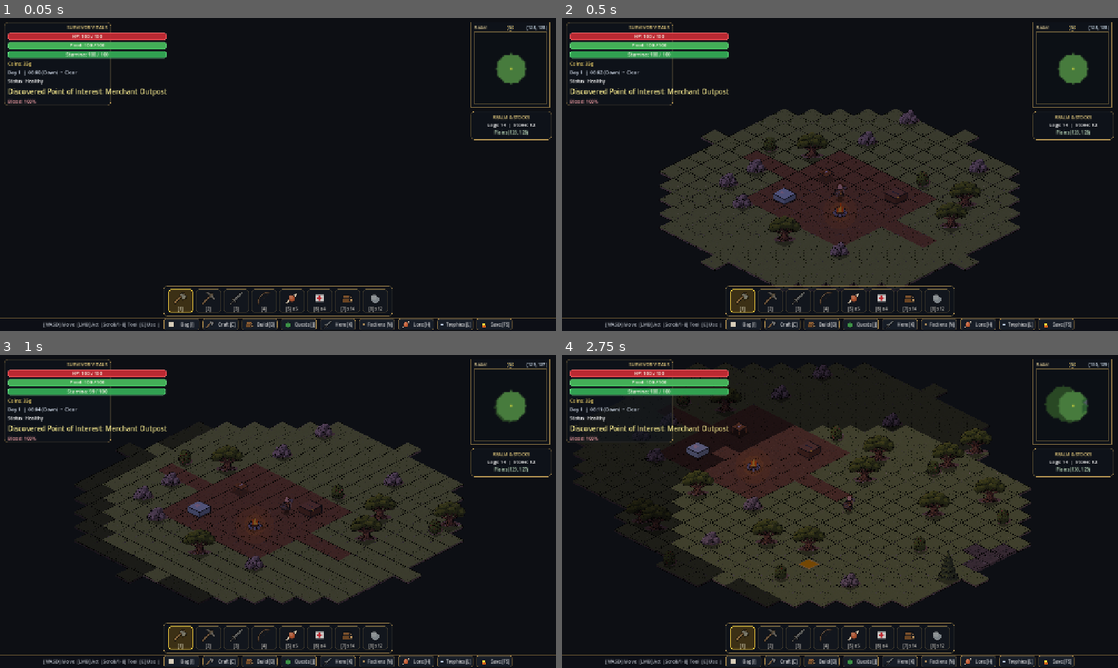
Above: before the commit, frames 1-4 (two rows, left to right).
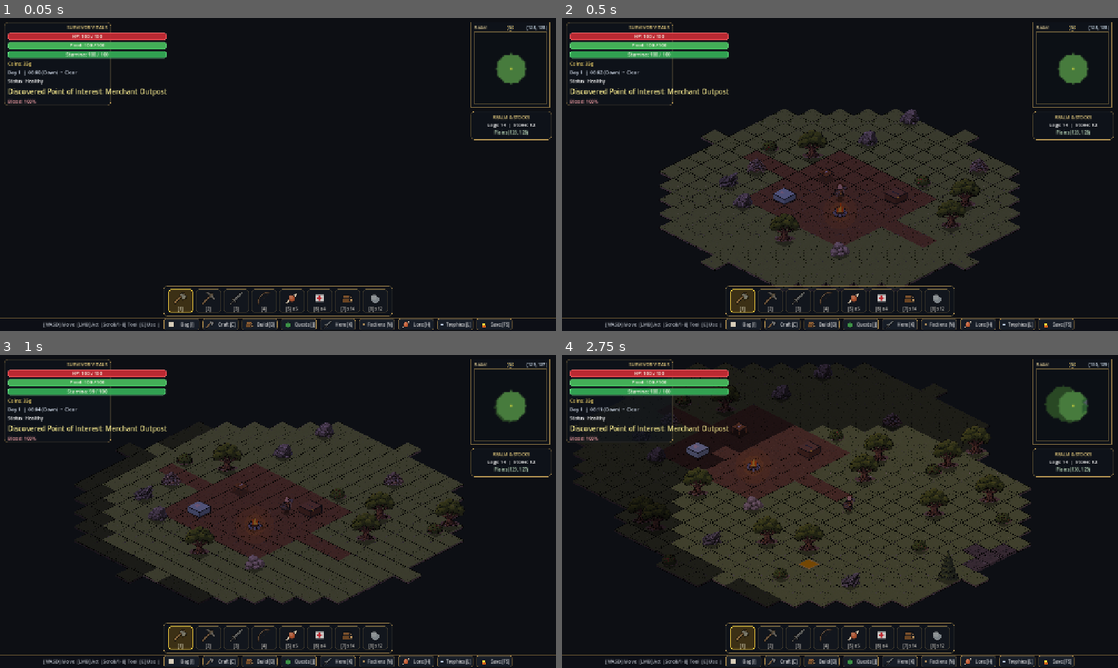
Above: after the commit, the same moments.

Repository: mrsgemaseny/MiniLife
Game: Godot game, scene res://scenes/main.tscn
The game is run twice, just before and just after one commit, with the same random seed, the same clock (stepped at 60 frames per second) and the same inputs.
Inputs (mouse positions are in pixels of both pictures, inside the frame that each line leads up to):
- Up to frame 1 (0.05 s): no input
- Up to frame 2 (0.5 s): no input
- Up to frame 3 (1 s): tap Enter at 0.5 s; move the mouse to (400, 495) at 0.52 s; press the mouse at (400, 495) at 0.53 s; hold D (move_right) from 0.53 s (still down)
- Up to frame 4 (2.75 s): move the mouse to (728, 527) at 1.27 s; release D (move_right) at 1.28 s; release the mouse at (728, 527) at 1.28 s; hold S (move_down) 1.28-2.03 s; tap Middle mouse button (demolish) at 1.35 s; move the mouse to (895, 442) at 2.02 s; hold D (move_right) from 2.03 s (still down); hold E (interact) from 2.03 s (still down)

Frame 1 is identical in both runs. In frame 2, 0.9% of the frame differs, in the area x 28-77%, y 29-77%; in frame 3, 1.0%; in frame 4, 1.5%, in the area x 11-81%, y 2-75%.

Commit message:
feat(resources): integrate geological boulder and ore vein sprites

Diff:
--- a/data/biomes.json
+++ b/data/biomes.json
@@ -49,8 +49,10 @@
 		"alt_color": "#68707a",
 		"tile_ids": ["rock", "cliff"],
 		"resource_nodes": {
-			"iron_vein": 0.055,
-			"stone_boulder": 0.065
+			"iron_vein": 0.040,
+			"coal_deposit": 0.025,
+			"gold_quartz_vein": 0.012,
+			"stone_boulder": 0.055
 		},
 		"resources": {
 			"iron_ore": [2, 4],
@@ -69,7 +71,8 @@
 		"alt_color": "#cca55c",
 		"tile_ids": ["sand", "dune"],
 		"resource_nodes": {
-			"copper_vein": 0.04,
+			"copper_vein": 0.040,
+			"coal_deposit": 0.015,
 			"stone_boulder": 0.025
 		},
 		"resources": {
--- a/data/items.json
+++ b/data/items.json
@@ -93,6 +93,34 @@
 		"durability": -1,
 		"stats": {},
 		"visual": { "sprite": "items/copper_ore.png", "color": "#c87533" },
+		"craft_requirements": {},
+		"craft_station": "",
+		"skill_required": {}
+	},
+	{
+		"id": "coal",
+		"name": "Anthracite Coal",
+		"type": "material",
+		"weight": 1.0,
+		"value": 8,
+		"stackable": true,
+		"durability": -1,
+		"stats": {},
+		"visual": { "sprite": "items/coal.png", "color": "#222226" },
+		"craft_requirements": {},
+		"craft_station": "",
+		"skill_required": {}
+	},
+	{
+		"id": "gold_ore",
+		"name": "Gold Ore",
+		"type": "material",
+		"weight": 2.5,
+		"value": 35,
+		"stackable": true,
+		"durability": -1,
+		"stats": {},
+		"visual": { "sprite": "items/gold_ore.png", "color": "#e6b820" },
 		"craft_requirements": {},
 		"craft_station": "",
 		"skill_required": {}
--- a/data/resource_nodes.json
+++ b/data/resource_nodes.json
@@ -94,6 +94,44 @@
 		]
 	},
 	{
+		"id": "coal_deposit",
+		"name": "Anthracite Coal Deposit",
+		"biome": "mountains",
+		"hits": 5,
+		"required_tool": "pickaxe",
+		"preferred_tool": "pickaxe",
+		"skill": "mining",
+		"xp": 20.0,
+		"regrows": false,
+		"regrow_days": 0,
+		"color": "#282a2e",
+		"trunk_color": "#181a1d",
+		"radius": 16.0,
+		"drops": [
+			{ "item_id": "coal", "min": 2, "max": 5 },
+			{ "item_id": "stone", "min": 1, "max": 2 }
+		]
+	},
+	{
+		"id": "gold_quartz_vein",
+		"name": "Gold Quartz Deposit",
+		"biome": "mountains",
+		"hits": 8,
+		"required_tool": "pickaxe",
+		"preferred_tool": "pickaxe",
+		"skill": "mining",
+		"xp": 36.0,
+		"regrows": false,
+		"regrow_days": 0,
+		"color": "#d9ab2b",
+		"trunk_color": "#6e5d2b",
+		"radius": 17.0,
+		"drops": [
+			{ "item_id": "gold_ore", "min": 1, "max": 3 },
+			{ "item_id": "stone", "min": 2, "max": 3 }
+		]
+	},
+	{
 		"id": "wild_berry_bush",
 		"name": "Berry Shrub",
 		"biome": "plains",
--- a/scripts/entities/resource_node.gd
+++ b/scripts/entities/resource_node.gd
@@ -117,31 +117,74 @@
 	elif node_def_id.find("tree") != -1:
 		var oak_tex: Texture2D = _get_tex("res://assets/sprites/world/resources/oak_tree.png")
 		if oak_tex != null:
-			draw_texture_rect(oak_tex, Rect2(-39.0 + ofs.x, -58.0 + ofs.y, 78.0, 62.0), false)
+			draw_texture_rect(oak_tex, Rect2(-36.0 + ofs.x, -64.0 + ofs.y, 72.0, 68.0), false)
 		else:
 			_draw_procedural_oak(ofs, outline_col, radius)
-	elif node_def_id.find("stone") != -1 or node_def_id.find("iron") != -1 or node_def_id.find("copper") != -1 or node_def_id.find("boulder") != -1 or node_def_id.find("vein") != -1:
-		var rock_tex: Texture2D = _get_tex("res://assets/sprites/world/resources/boulder.png")
+	elif node_def_id.find("iron") != -1:
+		var pos_key: int = absi(int(global_position.x * 0.19) ^ int(global_position.y * 0.43)) % 2
+		var iron_path: String = "res://assets/sprites/world/resources/ore_iron_vein.png" if pos_key == 0 else "res://assets/sprites/world/resources/ore_iron_rich.png"
+		var iron_tex: Texture2D = _get_tex(iron_path)
+		if iron_tex != null:
+			draw_texture_rect(iron_tex, Rect2(-24.0 + ofs.x, -30.0 + ofs.y, 48.0, 36.0), false)
+		else:
+			_draw_procedural_rock(ofs, outline_col, radius)
+	elif node_def_id.find("copper") != -1:
+		var copper_tex: Texture2D = _get_tex("res://assets/sprites/world/resources/ore_copper_vein.png")
+		if copper_tex != null:
+			draw_texture_rect(copper_tex, Rect2(-24.0 + ofs.x, -30.0 + ofs.y, 48.0, 36.0), false)
+		else:
+			_draw_procedural_rock(ofs, outline_col, radius)
+	elif node_def_id.find("coal") != -1:
+		var coal_tex: Texture2D = _get_tex("res://assets/sprites/world/resources/ore_coal_deposit.png")
+		if coal_tex != null:
+			draw_texture_rect(coal_tex, Rect2(-24.0 + ofs.x, -30.0 + ofs.y, 48.0, 36.0), false)
+		else:
+			_draw_procedural_rock(ofs, outline_col, radius)
+	elif node_def_id.find("gold") != -1:
+		var gold_tex: Texture2D = _get_tex("res://assets/sprites/world/resources/ore_gold_quartz.png")
+		if gold_tex != null:
+			draw_texture_rect(gold_tex, Rect2(-24.0 + ofs.x, -30.0 + ofs.y, 48.0, 36.0), false)
+		else:
+			_draw_procedural_rock(ofs, outline_col, radius)
+	elif node_def_id.find("silver") != -1:
+		var silver_tex: Texture2D = _get_tex("res://assets/sprites/world/resources/ore_silver_galena.png")
+		if silver_tex != null:
+			draw_texture_rect(silver_tex, Rect2(-24.0 + ofs.x, -30.0 + ofs.y, 48.0, 36.0), false)
+		else:
+			_draw_procedural_rock(ofs, outline_col, radius)
+	elif node_def_id.find("crystal") != -1 or node_def_id.find("gem") != -1:
+		var pos_key: int = absi(int(global_position.x * 0.17) ^ int(global_position.y * 0.31)) % 2
+		var crystal_path: String = "res://assets/sprites/world/resources/ore_crystal_amethyst.png" if pos_key == 0 else "res://assets/sprites/world/resources/ore_crystal_mithril.png"
+		var crystal_tex: Texture2D = _get_tex(crystal_path)
+		if crystal_tex != null:
+			draw_texture_rect(crystal_tex, Rect2(-24.0 + ofs.x, -30.0 + ofs.y, 48.0, 36.0), false)
+		else:
+			_draw_procedural_rock(ofs, outline_col, radius)
+	elif node_def_id.find("stone") != -1 or node_def_id.find("boulder") != -1 or node_def_id.find("rock") != -1:
+		var rock_paths: Array[String] = [
+			"res://assets/sprites/world/resources/boulder_granite.png",
+			"res://assets/sprites/world/resources/boulder_limestone.png",
+			"res://assets/sprites/world/resources/boulder_slate.png",
+			"res://assets/sprites/world/resources/boulder_fieldstone.png"
+		]
+		var pos_idx: int = absi(int(global_position.x * 0.17) ^ int(global_position.y * 0.31)) % 4
+		var rock_tex: Texture2D = _get_tex(rock_paths[pos_idx])
+		if rock_tex == null:
+			rock_tex = _get_tex("res://assets/sprites/world/resources/boulder.png")
 		if rock_tex != null:
-			draw_texture_rect(rock_tex, Rect2(-24.0 + ofs.x, -28.0 + ofs.y, 48.0, 34.0), false)
-			if node_def_id.find("iron") != -1:
-				draw_circle(ofs + Vector2(-4.0, -11.0), 2.2, Color(0.95, 0.98, 1.0, 0.95))
-				draw_circle(ofs + Vector2(6.0, -7.0), 2.0, Color(0.72, 0.85, 0.98, 0.90))
-			elif node_def_id.find("copper") != -1:
-				draw_circle(ofs + Vector2(-4.0, -11.0), 2.2, Color(0.98, 0.65, 0.35, 0.95))
-				draw_circle(ofs + Vector2(6.0, -7.0), 2.0, Color(0.85, 0.50, 0.25, 0.90))
+			draw_texture_rect(rock_tex, Rect2(-24.0 + ofs.x, -30.0 + ofs.y, 48.0, 36.0), false)
 		else:
 			_draw_procedural_rock(ofs, outline_col, radius)
 	elif node_def_id.find("berry") != -1:
 		var bush_tex: Texture2D = _get_tex("res://assets/sprites/world/resources/berry_bush.png")
 		if bush_tex != null:
-			draw_texture_rect(bush_tex, Rect2(-17.0 + ofs.x, -33.0 + ofs.y, 34.0, 38.0), false)
+			draw_texture_rect(bush_tex, Rect2(-20.0 + ofs.x, -24.0 + ofs.y, 40.0, 28.0), false)
 		else:
 			_draw_procedural_bush(ofs, outline_col, radius)
 	else:
 		var def_tex: Texture2D = _get_tex("res://assets/sprites/world/resources/boulder.png")
 		if def_tex != null:
-			draw_texture_rect(def_tex, Rect2(-24.0 + ofs.x, -28.0 + ofs.y, 48.0, 34.0), false)
+			draw_texture_rect(def_tex, Rect2(-24.0 + ofs.x, -30.0 + ofs.y, 48.0, 36.0), false)
 		else:
 			_draw_procedural_rock(ofs, outline_col, radius)
 
--- a/scripts/tools/inspect_images.gd
+++ /dev/null
@@ -1,13 +0,0 @@
-@tool
-extends SceneTree
-
-func _init() -> void:
-	for path in [
-		"C:/Users/murat/Downloads/Gemini_Generated_Image_dy99gydy99gydy99.jpg",
-		"C:/Users/murat/Downloads/Gemini_Generated_Image_e941lte941lte941.jpg",
-		"C:/Users/murat/Downloads/Gemini_Generated_Image_xdd38zxdd38zxdd3.jpg"
-	]:
-		var img = Image.load_from_file(path)
-		if img != null:
-			print("FILE: ", path.get_file(), " Size: ", img.get_size())
-	quit(0)
--- a/scripts/tools/inspect_source.gd
+++ /dev/null
@@ -1,13 +0,0 @@
-@tool
-extends SceneTree
-
-func _init() -> void:
-	var path: String = "C:/Users/murat/Downloads/Gemini_Generated_Image_dy99gydy99gydy99.jpg"
-	var sheet: Image = Image.load_from_file(path)
-	print("Checking vertical slice at x=500..600 from y=400 to 700:")
-	for y in range(480, 560):
-		var colors = []
-		for x in [500, 550, 600]:
-			colors.append(sheet.get_pixel(x, y))
-		print("y=", y, " c550: ", colors[1])
-	quit(0)
--- a/scripts/tools/inspect_xdd_colors.gd
+++ /dev/null
@@ -1,11 +0,0 @@
-@tool
-extends SceneTree
-
-func _init() -> void:
-	var path: String = "C:/Users/murat/Downloads/Gemini_Generated_Image_xdd38zxdd38zxdd3.jpg"
-	var img = Image.load_from_file(path)
-	print("xdd corner (0,0): ", img.get_pixel(0, 0))
-	print("xdd (100, 100): ", img.get_pixel(100, 100))
-	print("xdd (500, 500): ", img.get_pixel(500, 500))
-	print("xdd (1000, 100): ", img.get_pixel(1000, 100))
-	quit(0)
--- a/scripts/tools/scan_clusters.gd
+++ /dev/null
@@ -1,32 +0,0 @@
-@tool
-extends SceneTree
-
-func _init() -> void:
-	var path: String = "C:/Users/murat/Downloads/Gemini_Generated_Image_dy99gydy99gydy99.jpg"
-	var img = Image.load_from_file(path)
-	var w = img.get_width()
-	var h = img.get_height()
-	print("Finding bounding boxes in ", path.get_file(), "...")
-
-	# Let's downsample or scan in 16x16 blocks to see where content clusters are
-	var block_w = 32
-	var block_h = 32
-	var cols = w / block_w
-	var rows = h / block_h
-	var grid = []
-	for r in range(rows):
-		var row_str = ""
-		for c in range(cols):
-			var non_bg = 0
-			for by in range(block_h):
-				for bx in range(block_w):
-					var px = c * block_w + bx
-					var py = r * block_h + by
-					var col = img.get_pixel(px, py)
-					var diff_rg = absf(col.r - col.g)
-					var diff_gb = absf(col.g - col.b)
-					if (diff_rg > 0.07 or diff_gb > 0.07 or col.r < 0.65):
-						non_bg += 1
-			row_str += "#" if non_bg > 200 else "."
-		print(row_str)
-	quit(0)
--- a/scripts/tools/scan_xdd.gd
+++ /dev/null
@@ -1,29 +0,0 @@
-@tool
-extends SceneTree
-
-func _init() -> void:
-	var path: String = "C:/Users/murat/Downloads/Gemini_Generated_Image_xdd38zxdd38zxdd3.jpg"
-	var img = Image.load_from_file(path)
-	var w = img.get_width()
-	var h = img.get_height()
-	print("Finding bounding boxes in ", path.get_file(), "...")
-	var block_w = 32
-	var block_h = 32
-	var cols = w / block_w
-	var rows = h / block_h
-	for r in range(rows):
-		var row_str = ""
-		for c in range(cols):
-			var non_bg = 0
-			for by in range(block_h):
-				for bx in range(block_w):
-					var px = c * block_w + bx
-					var py = r * block_h + by
-					var col = img.get_pixel(px, py)
-					var diff_rg = absf(col.r - col.g)
-					var diff_gb = absf(col.g - col.b)
-					if (diff_rg > 0.07 or diff_gb > 0.07 or col.r < 0.65):
-						non_bg += 1
-			row_str += "#" if non_bg > 200 else "."
-		print(row_str)
-	quit(0)
Binary file changed: assets/sprites/world/resources/boulder.png
Binary file added: assets/sprites/world/resources/boulder_fieldstone.png
Not shown, added: assets/sprites/world/resources/boulder_fieldstone.png.import
Binary file added: assets/sprites/world/resources/boulder_granite.png
Not shown, added: assets/sprites/world/resources/boulder_granite.png.import
Binary file added: assets/sprites/world/resources/boulder_limestone.png
Not shown, added: assets/sprites/world/resources/boulder_limestone.png.import
Binary file added: assets/sprites/world/resources/boulder_slate.png
Not shown, added: assets/sprites/world/resources/boulder_slate.png.import
Binary file added: assets/sprites/world/resources/ore_coal_deposit.png
Not shown, added: assets/sprites/world/resources/ore_coal_deposit.png.import
Binary file added: assets/sprites/world/resources/ore_copper_vein.png
(and 14 more such lines)
